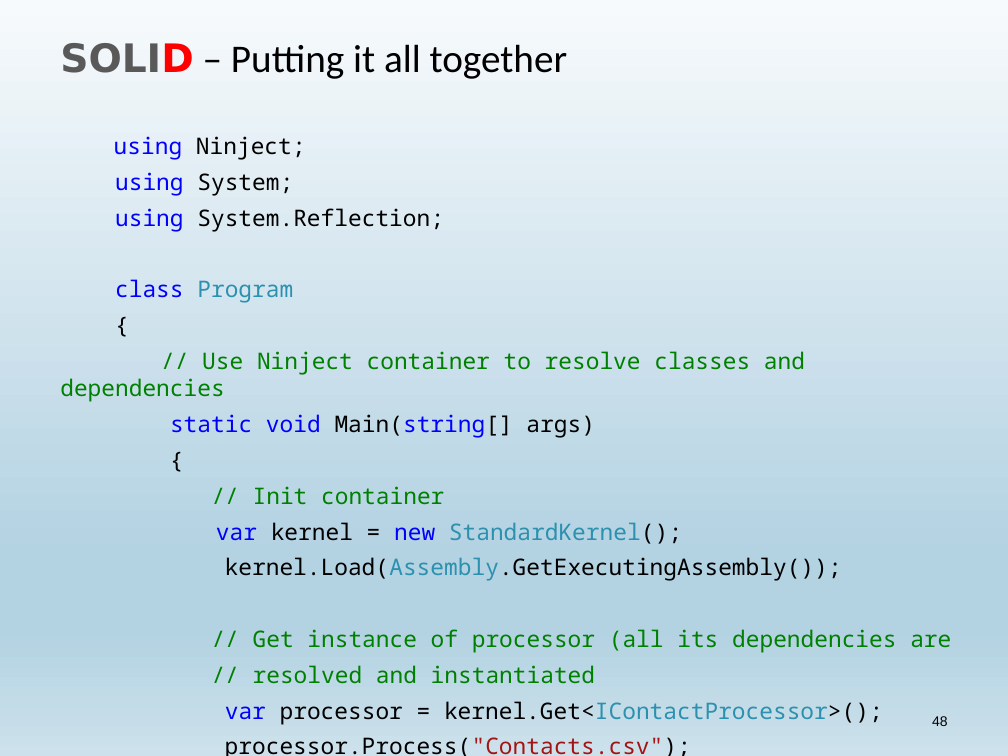
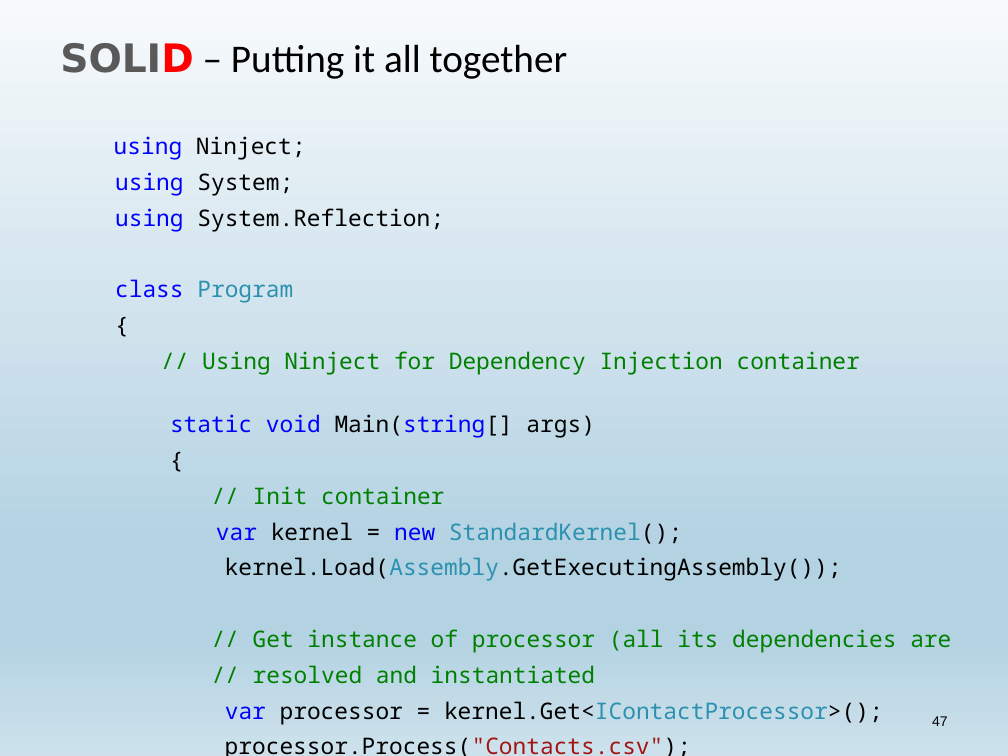
Before and after one commit to dgebert/presentations, a slide deck: slide 47 of SOLID.pptx (slide 48 before the commit). Drawn at 1008x756 pixels with LibreOffice and Linux fonts; fonts in the diff are those of the drawing. Boxes give left, top, right and bottom in pixels: in the first picture for what was removed or moved away, otherwise in the second. Text is boxed around its words. In the diff, an @@ line names an element or a change of style, - is before the commit and + after.

```diff
--- a/SOLID.pptx
+++ b/SOLID.pptx
@@ text at [202,351,860,375]: text changed @@
-// Use Ninject container to resolve classes and dependencies
+// Using Ninject for Dependency Injection container
@@ page number at [932,716,948,726]: text changed @@
-48
+47
```
Also in this commit, not shown: 13 other slides changed, 1 slide added, 3 slides removed.
